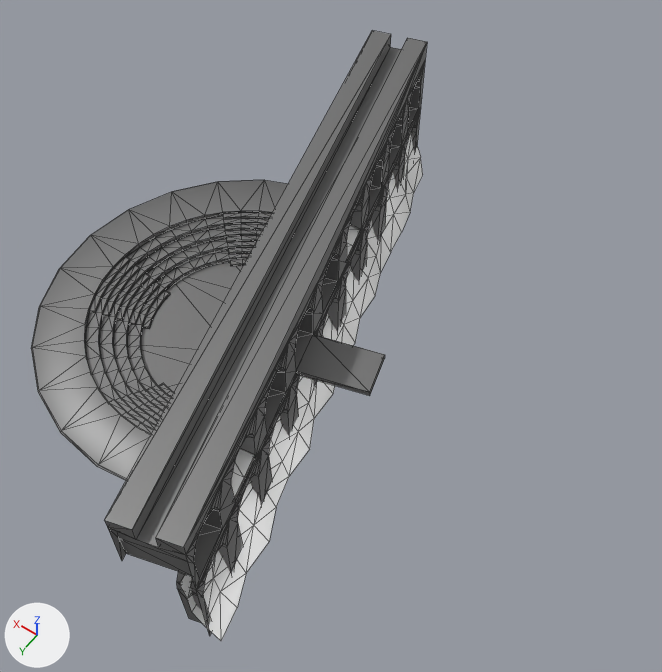
One commit to the COLLADA model Scenery/Dev/blocking.dae: the scene before it, then after it.
Before and after are seen from a 50 mm lens placed at (34.6, -3.1, 67.0), pointed at (61.4, -40.7, 7.9). Arrows for +X, +Y and +Z are at lower left; the lights stay in place. Mesh edges are drawn as thin lines. Where no turn or scale is listed for an object, it has been applied to the vertices. Vertices at the same position are counted once.

The first picture shows 'Circle', 'Launch'.
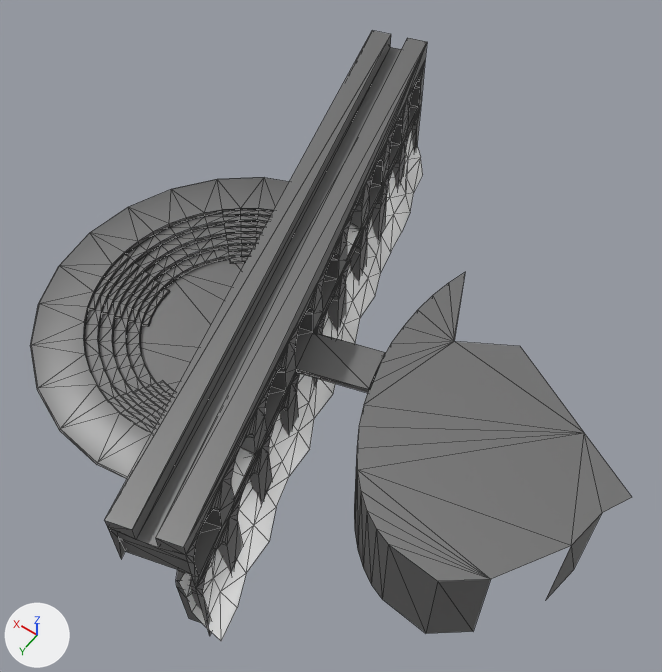
Commit message: blocking mesh: Central Platform

What differs and where, as boxes [x1, y1, x2, y2] in the pictures (662 x 672 px; the box of a moved part takes in the faces that stretch with it):
'Central Platform', added: after [354, 272, 632, 633]
'Circle', reshaped: before [31, 180, 359, 498]; after [30, 177, 359, 497]
part 1 of me_circle, moved or reshaped: before [31, 180, 288, 480]; after [30, 177, 289, 479]
part 2 of me_circle, moved or reshaped: before [347, 225, 359, 257]; after [347, 225, 359, 256]

The change, as a list of edits to the scene's bpy script:
```text
Change me_circle:
    where me_circle.from_pydata(...)  # 514 vertices, 892 faces; spans x -9.0..16.0, y -15.3..16.0, z 0.0..2.1
    used by ob_circle; location = (66.7, -35.8, 9.2)
    me_circle part 1: the loose piece of 466 vertices spanning x -4.6..16.0, y -15.3..16.0, z 0.0..2.0 is moved by (0.0, 0.0, 0.3)
    me_circle part 2: the loose piece of 9 vertices spanning x -2.3..3.6, y -15.0..-9.7, z 0.2..2.0 is moved by (0.0, 0.0, 0.2)
Add me_central_platform:
    me_central_platform.from_pydata(...)  # 44 vertices, 58 faces; spans x 35.3..56.5, y -51.7..-27.1, z 0.0..9.5
    me_central_platform.materials.append(mat_dev_diffuse)  # grey #7f7f7f
Add ob_central_platform:
    ob_central_platform = bpy.data.objects.new('Central Platform', me_central_platform)
    ob_central_platform.location = (0.0, 0.0, 0.0)
```
